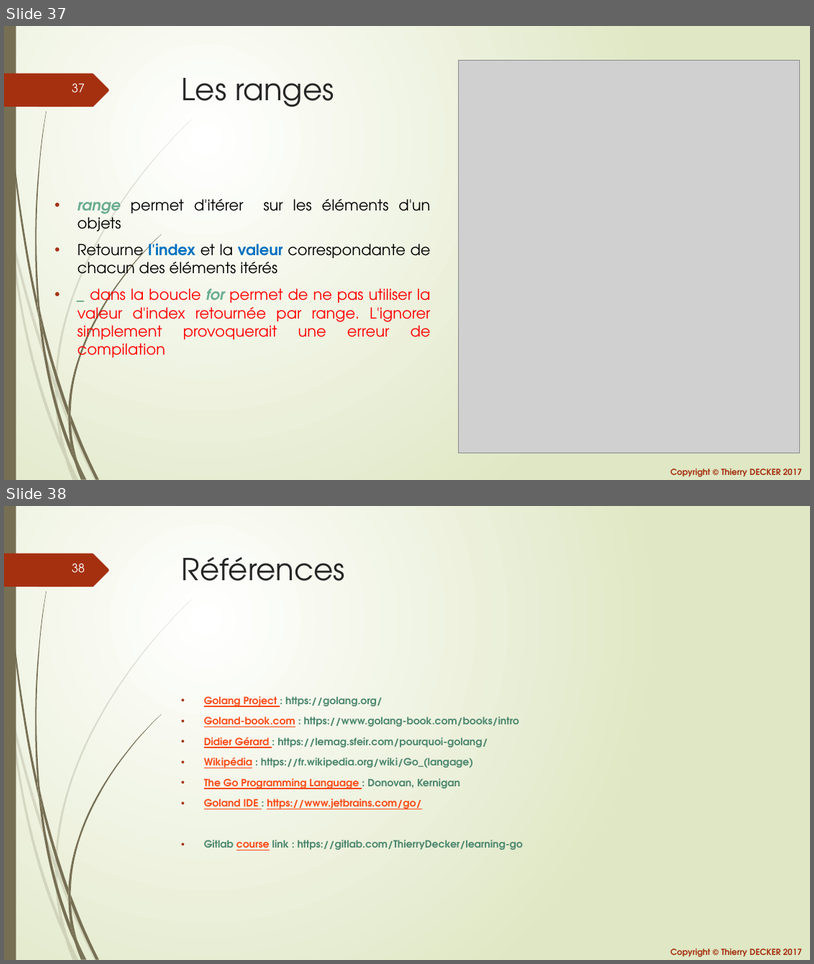
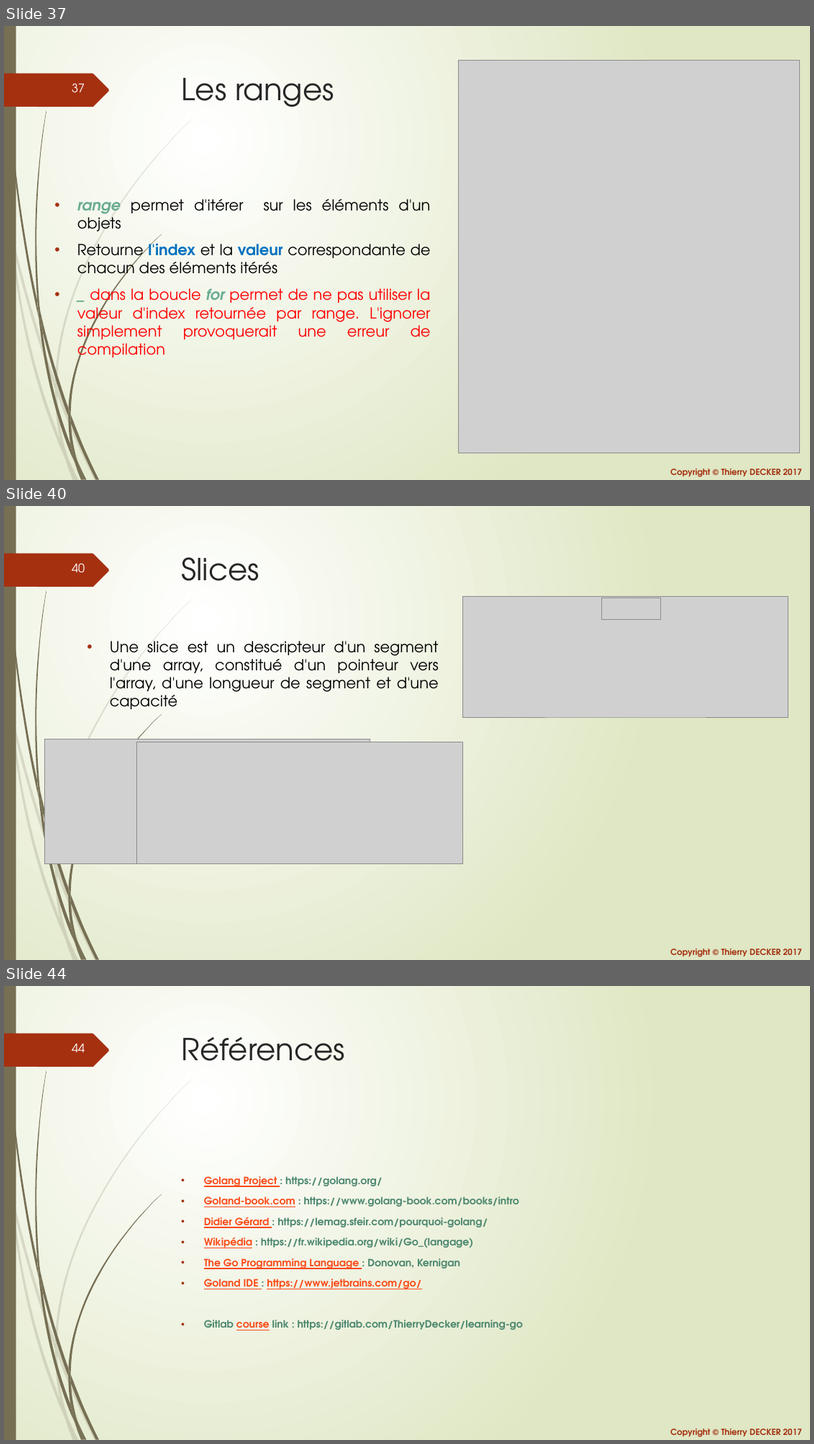
Before and after one commit to thierrydecker/learning-go, a slide deck: documentations/learning-go.pptx. Shown one above the other, each under a label of ours: slides 37 and 38 before the commit, slides 37, 40 and 44 after it; the slides between them are not shown. The pictures are 814x964 and 814x1444 pixels, drawn with LibreOffice and Linux fonts; fonts in the diff are those of the drawing; grey boxes stand for pictures. Boxes give left, top, right and bottom in pixels: in the first picture for what was removed or moved away, otherwise in the second. Text is boxed around its words. In the diff, an @@ line names an element or a change of style, - is before the commit and + after.

Commit message:
Added slices

```diff
--- a/documentations/learning-go.pptx
+++ b/documentations/learning-go.pptx
@@ slide 40 added at box(4, 506, 810, 960), background gradient #FFFFFF to #DFE8C4; not listed: 26 template elements that a slide beside it also shows @@
@@ title added at box(182, 557, 260, 581), 36 pt, text #262626 @@
+Slices
@@ picture added at box(463, 596, 790, 717) @@
@@ picture added at box(602, 597, 661, 619) @@
@@ text added at box(110, 641, 439, 709), 18 pt, text #000000 @@
+• Une slice est un descripteur d'un segment d'une array, constitué d'un pointeur vers l'array, d'une longueur de segment et d'une capacité
@@ picture added at box(44, 739, 370, 864) @@
@@ picture added at box(137, 742, 463, 864) @@
@@ what was slide 38 is now slide 44 @@
@@ page number at box(72, 1044, 85, 1052): text changed @@
-38
+44
```
Also in this commit, not shown: 5 other slides added, 2 other files.
